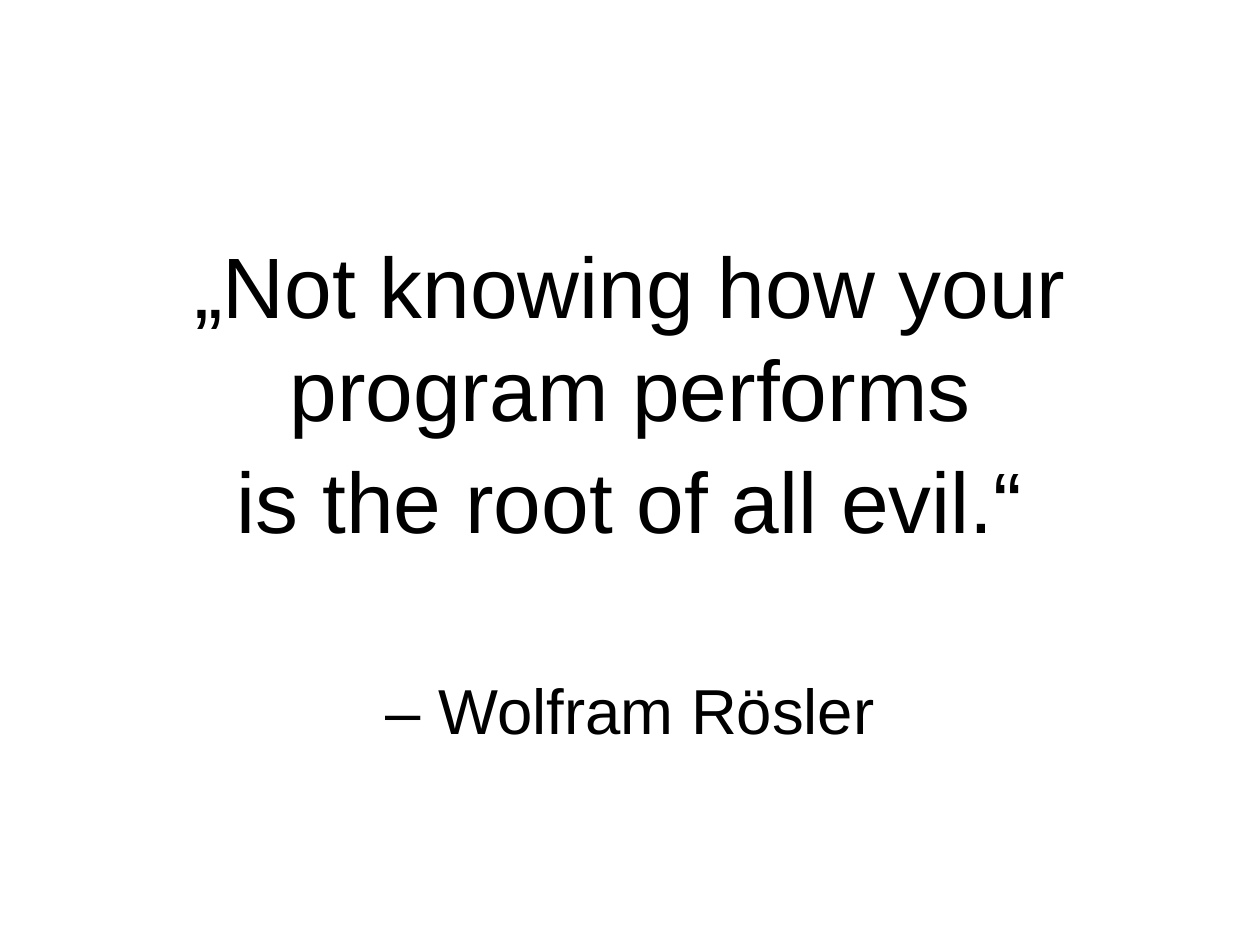
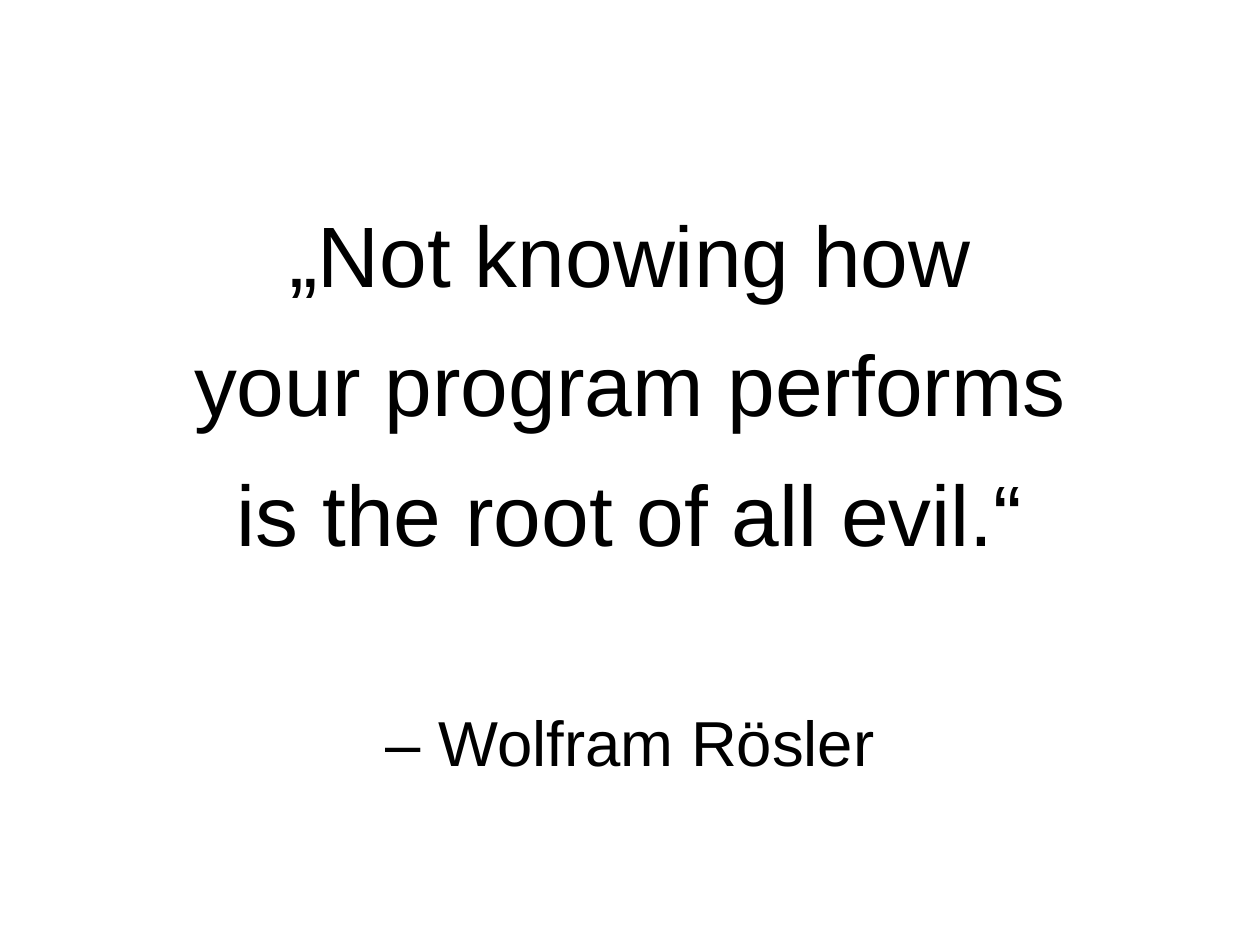
Before and after one commit to wolframroesler/Talks, a slide deck: slide 3 of profiling.odp. Drawn at 1260x945 pixels with LibreOffice and Linux fonts; fonts in the diff are those of the drawing. Boxes give left, top, right and bottom in pixels: in the first picture for what was removed or moved away, otherwise in the second. Text is boxed around its words. In the diff, an @@ line names an element or a change of style, - is before the commit and + after.

```diff
--- a/profiling.odp
+++ b/profiling.odp
@@ subtitle at bbox=[194, 225, 1065, 432]: text changed @@
-„Not knowing how your program performs
+„Not knowing how
+your program performs
@@ subtitle at bbox=[237, 484, 1022, 547]: more space between paragraphs @@
```
Also in this commit, not shown: 3 other slides changed.
